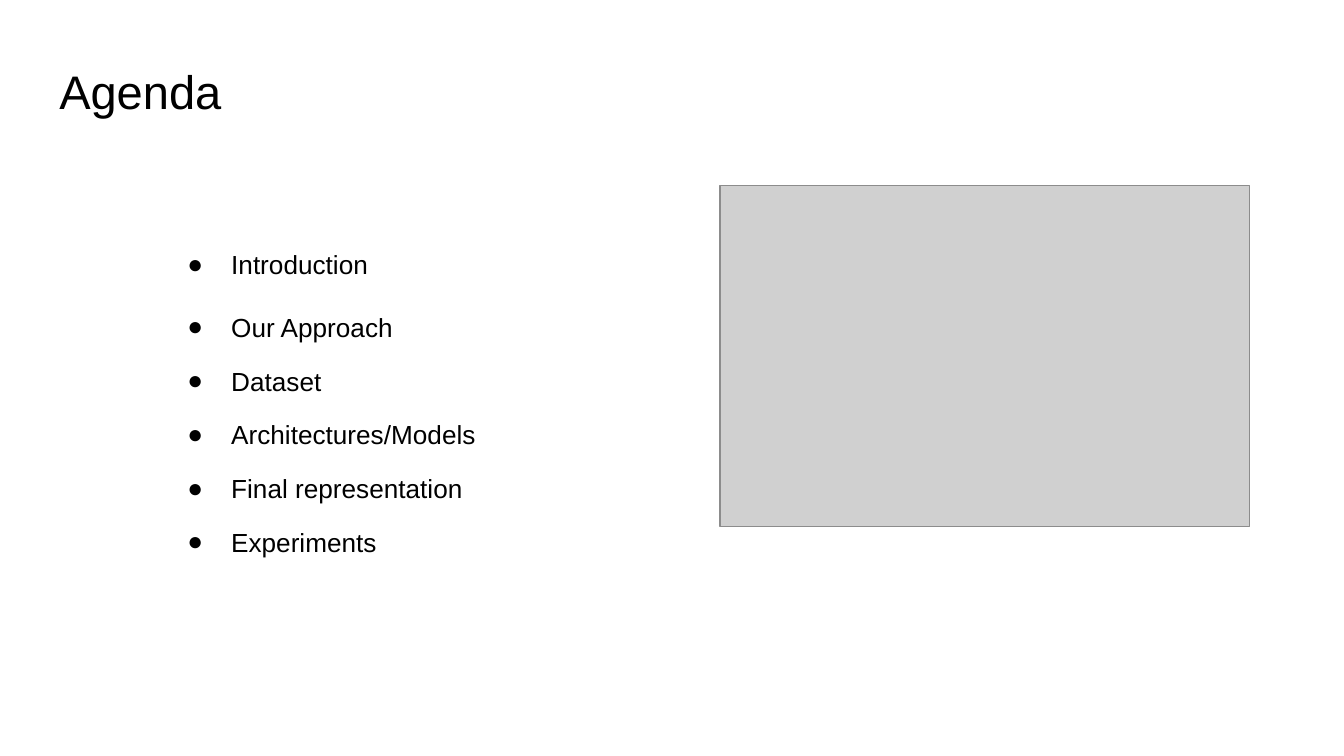
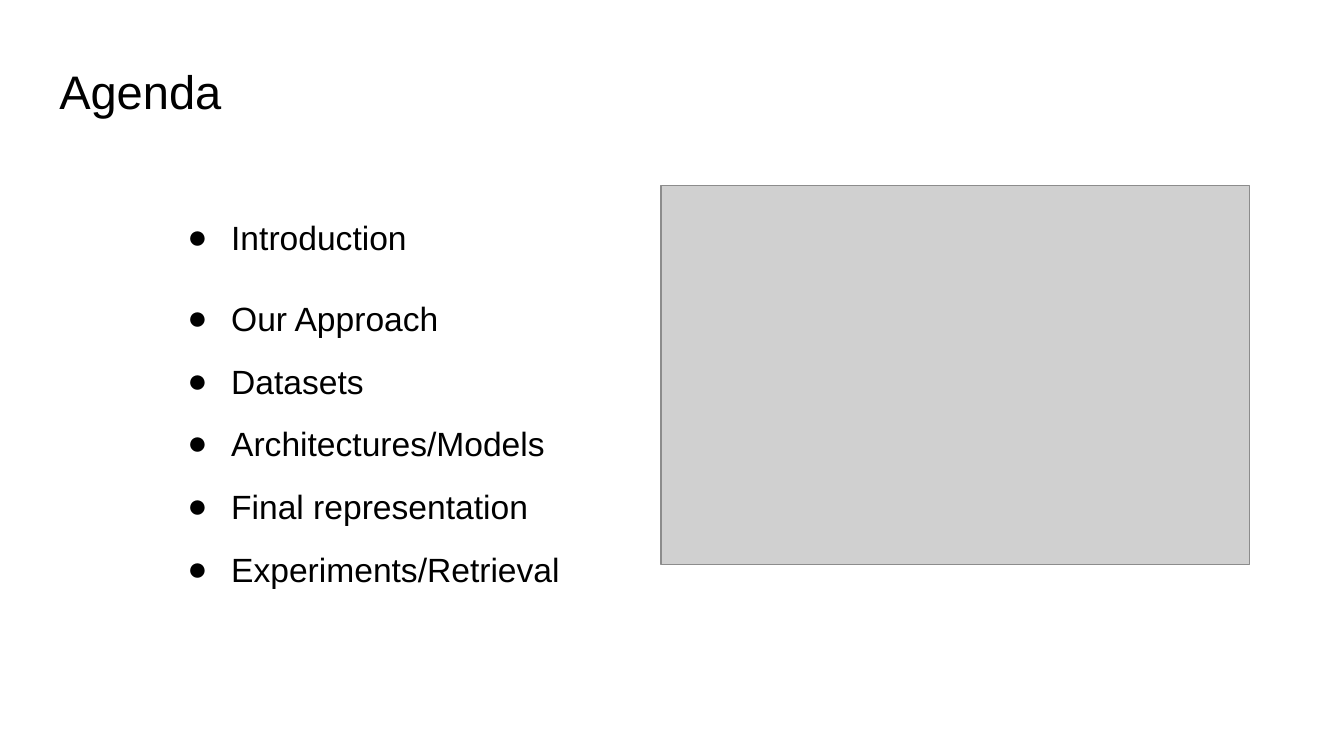
Before and after one commit to johnsaveus/Multimodal, a slide deck: slide 2 of SongSimilarityRetrieval.pptx. Drawn at 1344x756 pixels with LibreOffice and Linux fonts; fonts in the diff are those of the drawing; grey boxes stand for pictures. Boxes give left, top, right and bottom in pixels: in the first picture for what was removed or moved away, otherwise in the second. Text is boxed around its words. In the diff, an @@ line names an element or a change of style, - is before the commit and + after.

```diff
--- a/SongSimilarityRetrieval.pptx
+++ b/SongSimilarityRetrieval.pptx
@@ picture resized from (x1=720, y1=185, x2=1250, y2=527) to (x1=661, y1=185, x2=1250, y2=564) @@
@@ text at (x1=231, y1=225, x2=544, y2=525): size 14 to 18 pt in "Introduction", "Our Approach", "Architectures/Models", "Final representation" @@
@@ text at (x1=231, y1=371, x2=364, y2=395): text changed; size 14 to 18 pt @@
-● Dataset
+● Datasets
@@ text at (x1=231, y1=557, x2=559, y2=588): text changed; size 14 to 18 pt @@
-● Experiments
+● Experiments/Retrieval
```
Also in this commit, not shown: 5 other slides changed.
